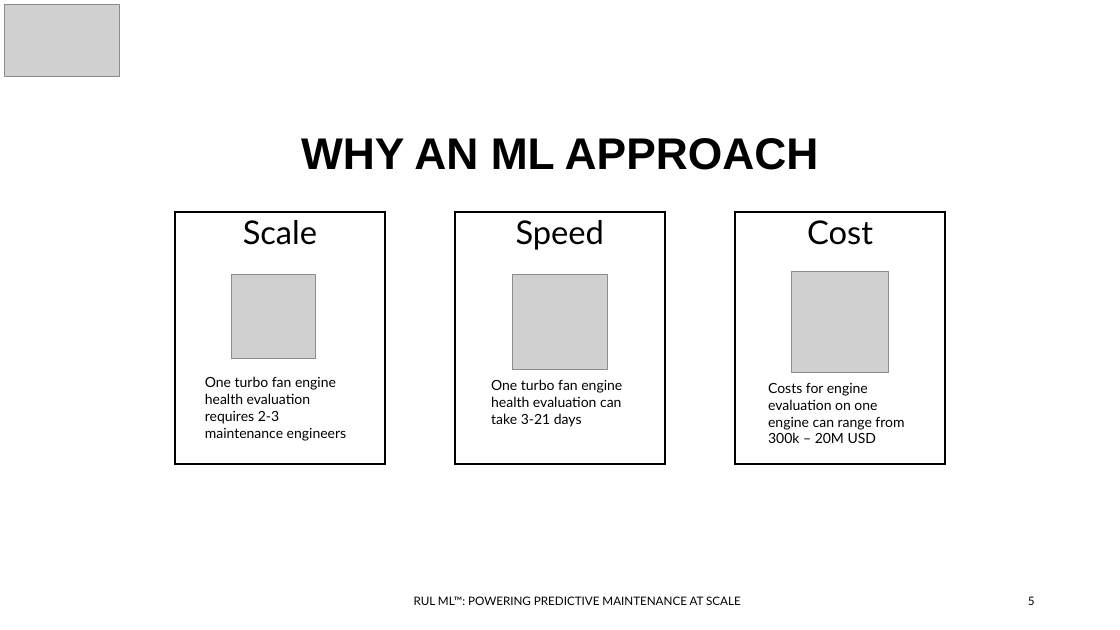
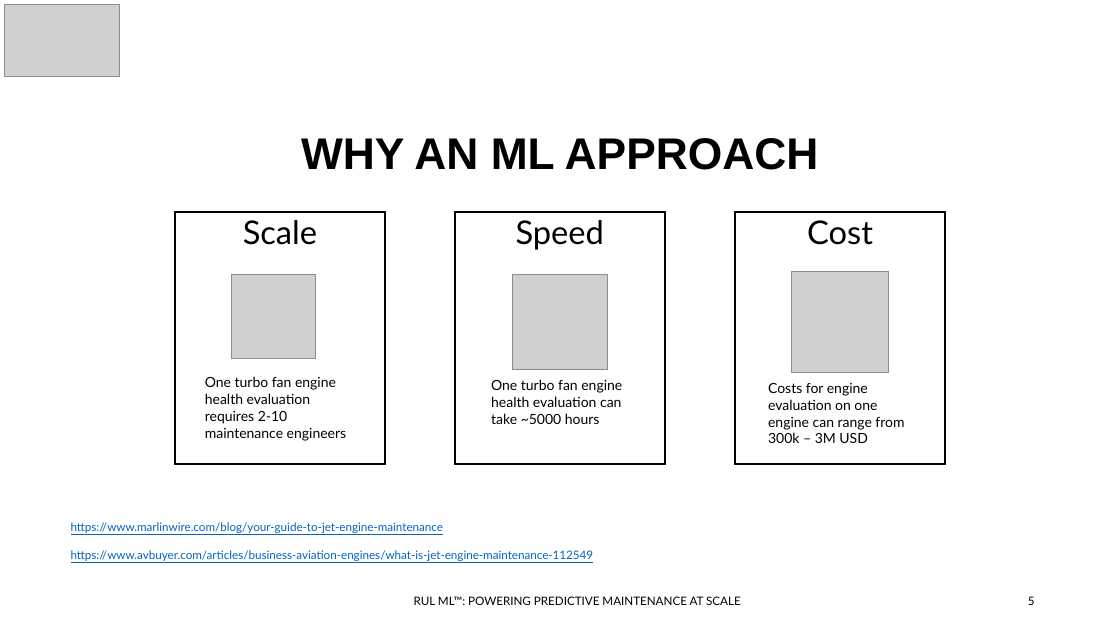
Before and after one commit to ddealwis09/Remaining_Useful_Life, a slide deck: slide 5 of docs/FourthBrain Capstone Demo Day Deck.pptx. Drawn at 1120x630 pixels with LibreOffice and Linux fonts; fonts in the diff are those of the drawing; grey boxes stand for pictures. Boxes give left, top, right and bottom in pixels: in the first picture for what was removed or moved away, otherwise in the second. Text is boxed around its words. In the diff, an @@ line names an element or a change of style, - is before the commit and + after.

```diff
--- a/docs/FourthBrain Capstone Demo Day Deck.pptx
+++ b/docs/FourthBrain Capstone Demo Day Deck.pptx
@@ text at (205,376,346,441): text changed @@
-One turbo fan engine health evaluation requires 2-3 maintenance engineers
+One turbo fan engine health evaluation requires 2-10 maintenance engineers
@@ text at (491,379,622,424): text changed @@
-One turbo fan engine health evaluation can take 3-21 days
+One turbo fan engine health evaluation can take ~5000 hours
@@ text at (768,383,904,443): text changed @@
-Costs for engine evaluation on one engine can range from 300k – 20M USD
+Costs for engine evaluation on one engine can range from 300k – 3M USD
@@ text added at (71,522,594,561), 10 pt, text #0563C1, underline @@
+https://www.marlinwire.com/blog/your-guide-to-jet-engine-maintenance
+https://www.avbuyer.com/articles/business-aviation-engines/what-is-jet-engine-maintenance-112549
```
Also in this commit, not shown: 2 other slides changed.
